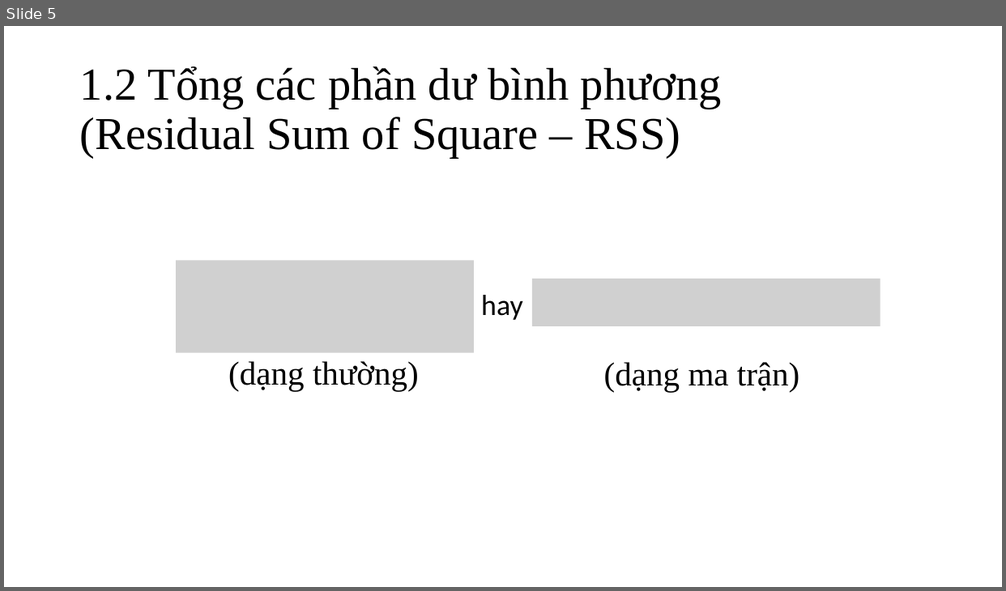
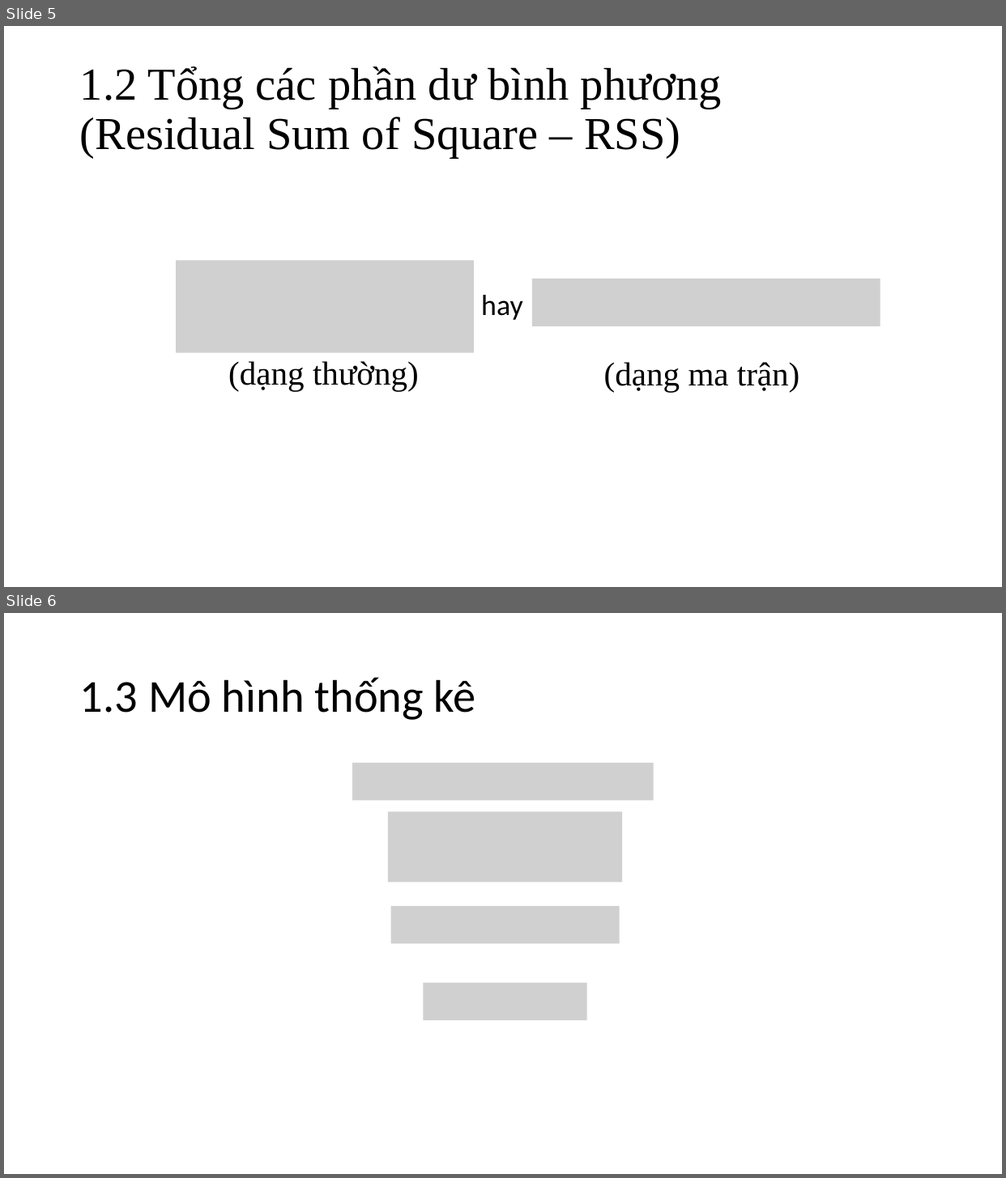
Before and after one commit to nguyenduyhanlam/ML_Final, a slide deck: Shrinkage Method.pptx. Shown one above the other, each under a label of ours: slide 5 before the commit, slides 5 and 6 after it. The pictures are 1006x591 and 1006x1178 pixels, drawn with LibreOffice and Linux fonts; fonts in the diff are those of the drawing; grey boxes stand for pictures. Boxes give left, top, right and bottom in pixels: in the first picture for what was removed or moved away, otherwise in the second. Text is boxed around its words. In the diff, an @@ line names an element or a change of style, - is before the commit and + after.

```diff
--- a/Shrinkage Method.pptx
+++ b/Shrinkage Method.pptx
@@ slide 6 added at (4,613,1002,1174), background #FFFFFF @@
@@ title added at (80,677,476,720), 44 pt, text #000000 @@
+1.3 Mô hình thống kê
@@ picture added at (353,763,654,800) @@
@@ picture added at (388,812,622,883) @@
@@ picture added at (391,906,620,944) @@
@@ picture added at (424,983,587,1020) @@
```
Also in this commit, not shown: 23 other slides added, 1 slide removed, 5 other files.
